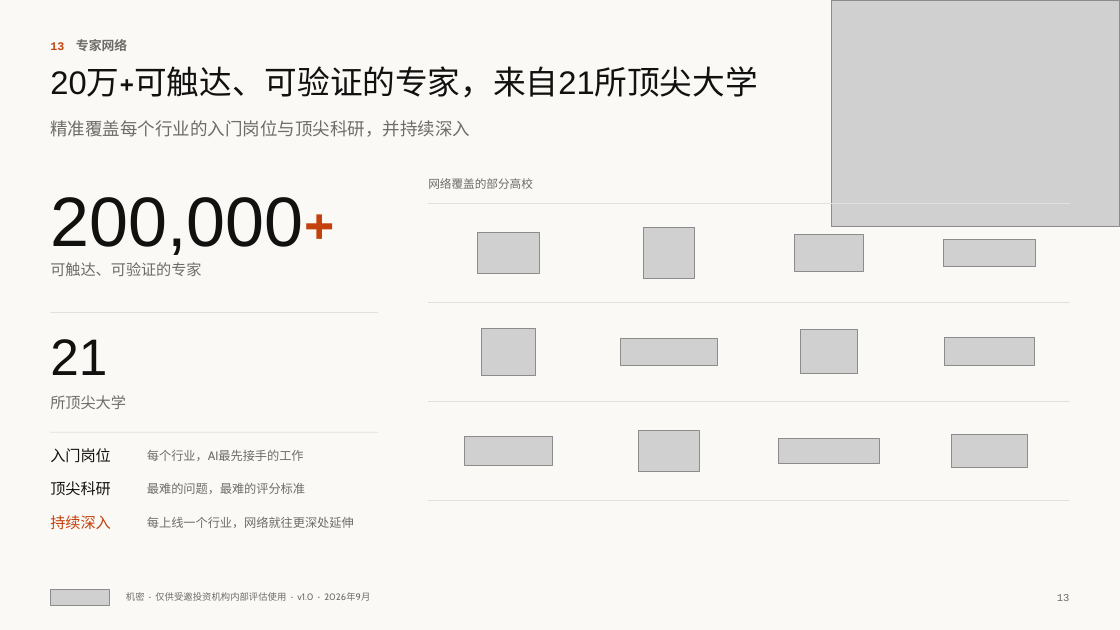
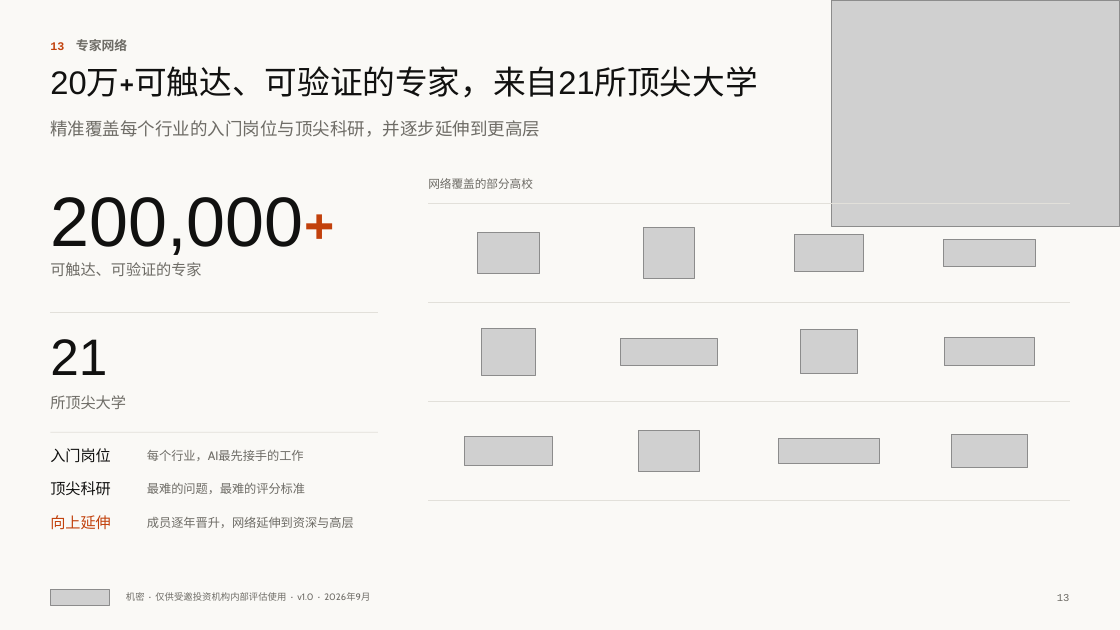
Before and after one commit to wangchen0802/Delta1, a slide deck: slide 13 of SimReal-BP-v17.pptx. Drawn at 1120x630 pixels with LibreOffice and Linux fonts; fonts in the diff are those of the drawing; grey boxes stand for pictures. Boxes give left, top, right and bottom in pixels: in the first picture for what was removed or moved away, otherwise in the second. Text is boxed around its words. In the diff, an @@ line names an element or a change of style, - is before the commit and + after.

```diff
--- a/SimReal-BP-v17.pptx
+++ b/SimReal-BP-v17.pptx
@@ text at (x1=50, y1=120, x2=540, y2=137): text changed @@
-精准覆盖每个行业的入门岗位与顶尖科研，并持续深入
+精准覆盖每个行业的入门岗位与顶尖科研，并逐步延伸到更高层
@@ text at (x1=50, y1=515, x2=111, y2=530): text changed @@
-持续深入
+向上延伸
@@ text at (x1=147, y1=517, x2=354, y2=528): text changed @@
-每上线一个行业，网络就往更深处延伸
+成员逐年晋升，网络延伸到资深与高层
```
Also in this commit, not shown: 2 other files.
